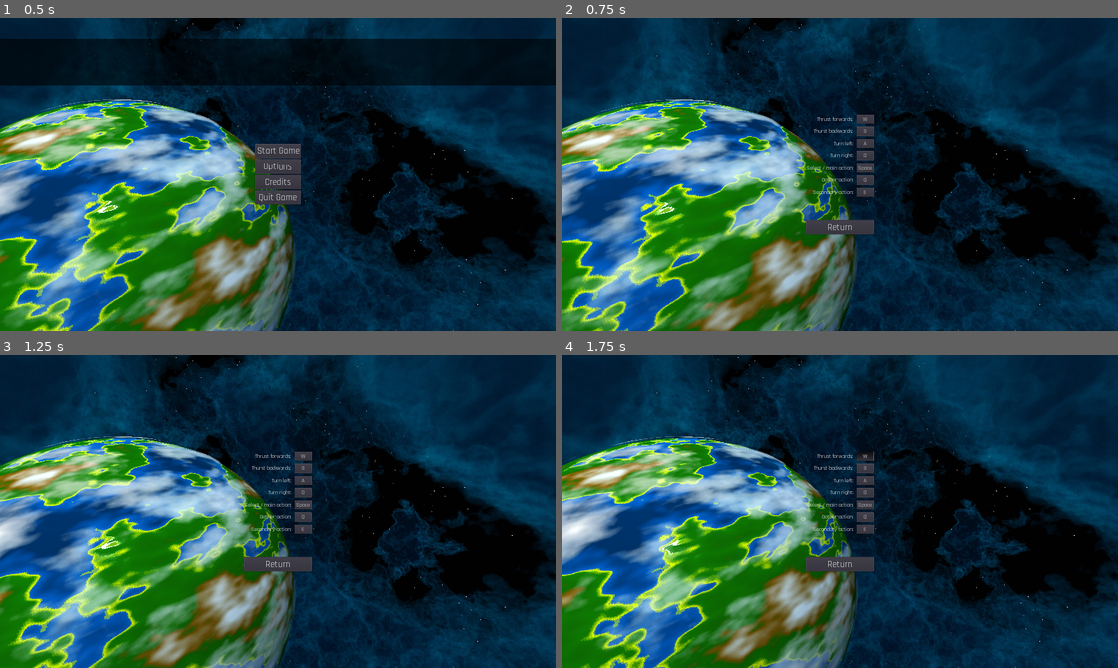
Above: before the commit, frames 1-4 (two rows, left to right).
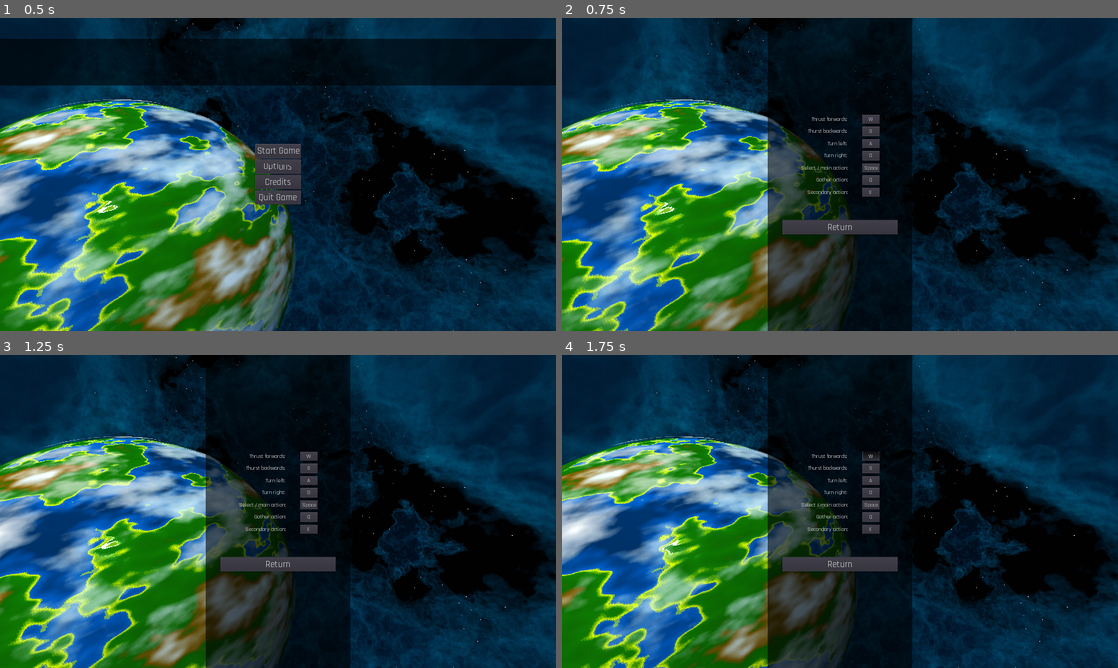
Above: after the commit, the same moments.

Repository: JestemStefan/GodotWildJam34-Towtreck
Game: Godot game, scene res://Menu/MainMenu.tscn
Two runs of this game, one before a commit and one after it. Both use one fixed random seed, a clock stepped at 60 frames per second and the inputs below. Sound files missing from this copy of the repository are replaced by a short silence.
Inputs:
- Up to frame 1 (0.5 s): no input
- Up to frame 2 (0.75 s): click "Options" at 0.5 s
- Up to frame 3 (1.25 s): no input
- Up to frame 4 (1.75 s): click "W" at 1.25 s

Frame 1 is identical in both runs. In frame 2, 20% of the frame differs, in the area x 37-63%, y 0-100%; in frame 3, 20%; in frame 4, 20%.

Commit message:
General fixes

Diff:
--- a/Menu/Credits/Credits.tscn
+++ b/Menu/Credits/Credits.tscn
@@ -88,11 +88,20 @@
 "_edit_use_anchors_": false
 }
 
+[node name="ColorRect" type="ColorRect" parent="CenterContainer"]
+margin_left = 610.0
+margin_right = 1310.0
+margin_bottom = 1080.0
+grow_horizontal = 2
+grow_vertical = 2
+rect_min_size = Vector2( 700, 1080 )
+color = Color( 0, 0, 0, 0.584314 )
+
 [node name="VBoxContainer" type="VBoxContainer" parent="CenterContainer"]
 margin_left = 642.0
-margin_top = 224.0
+margin_top = 118.0
 margin_right = 1277.0
-margin_bottom = 855.0
+margin_bottom = 961.0
 
 [node name="Label" type="Label" parent="CenterContainer/VBoxContainer"]
 margin_right = 635.0
@@ -127,44 +136,69 @@
 text = "JestemStefan"
 align = 1
 
+[node name="HSeparator7" type="HSeparator" parent="CenterContainer/VBoxContainer"]
+margin_top = 257.0
+margin_right = 635.0
+margin_bottom = 261.0
+
+[node name="Label10" type="Label" parent="CenterContainer/VBoxContainer"]
+margin_top = 265.0
+margin_right = 635.0
+margin_bottom = 307.0
+custom_fonts/font = ExtResource( 4 )
+text = "GAME DESIGN:"
+align = 1
+
+[node name="Label11" type="Label" parent="CenterContainer/VBoxContainer"]
+margin_top = 311.0
+margin_right = 635.0
+margin_bottom = 366.0
+custom_fonts/font = ExtResource( 3 )
+text = "JestemStefan
+Grzegorz Pulawski"
+align = 1
+__meta__ = {
+"_edit_use_anchors_": false
+}
+
 [node name="HSeparator2" type="HSeparator" parent="CenterContainer/VBoxContainer"]
-margin_top = 257.0
-margin_right = 635.0
-margin_bottom = 261.0
+margin_top = 370.0
+margin_right = 635.0
+margin_bottom = 374.0
 
 [node name="Label3" type="Label" parent="CenterContainer/VBoxContainer"]
-margin_top = 265.0
-margin_right = 635.0
-margin_bottom = 307.0
+margin_top = 378.0
+margin_right = 635.0
+margin_bottom = 420.0
 custom_fonts/font = ExtResource( 4 )
 text = "MUSIC AND SFX:"
 align = 1
 
 [node name="Label6" type="Label" parent="CenterContainer/VBoxContainer"]
-margin_top = 311.0
-margin_right = 635.0
-margin_bottom = 337.0
+margin_top = 424.0
+margin_right = 635.0
+margin_bottom = 450.0
 custom_fonts/font = ExtResource( 3 )
 text = "Craig Alan Carroll"
 align = 1
 
 [node name="HSeparator3" type="HSeparator" parent="CenterContainer/VBoxContainer"]
-margin_top = 341.0
-margin_right = 635.0
-margin_bottom = 345.0
+margin_top = 454.0
+margin_right = 635.0
+margin_bottom = 458.0
 
 [node name="Label4" type="Label" parent="CenterContainer/VBoxContainer"]
-margin_top = 349.0
-margin_right = 635.0
-margin_bottom = 391.0
+margin_top = 462.0
+margin_right = 635.0
+margin_bottom = 504.0
 custom_fonts/font = ExtResource( 4 )
 text = "PROGRAMMING:"
 align = 1
 
 [node name="Label7" type="Label" parent="CenterContainer/VBoxContainer"]
-margin_top = 395.0
-margin_right = 635.0
-margin_bottom = 450.0
+margin_top = 508.0
+margin_right = 635.0
+margin_bottom = 563.0
 custom_fonts/font = ExtResource( 3 )
 text = "Grzegorz Pulawski
 JestemStefan"
@@ -174,22 +208,22 @@
 }
 
 [node name="HSeparator6" type="HSeparator" parent="CenterContainer/VBoxContainer"]
-margin_top = 454.0
-margin_right = 635.0
-margin_bottom = 458.0
+margin_top = 567.0
+margin_right = 635.0
+margin_bottom = 571.0
 
 [node name="Label8" type="Label" parent="CenterContainer/VBoxContainer"]
-margin_top = 462.0
-margin_right = 635.0
-margin_bottom = 504.0
+margin_top = 575.0
+margin_right = 635.0
+margin_bottom = 617.0
 custom_fonts/font = ExtResource( 4 )
 text = "FONTS:"
 align = 1
 
 [node name="Label9" type="Label" parent="CenterContainer/VBoxContainer"]
-margin_top = 508.0
-margin_right = 635.0
-margin_bottom = 563.0
+margin_top = 621.0
+margin_right = 635.0
+margin_bottom = 676.0
 custom_fonts/font = ExtResource( 3 )
 text = "Rajdhani by Indian Type Foundry
 Disco Duck by Iconian Fonts"
@@ -198,24 +232,38 @@
 "_edit_use_anchors_": false
 }
 
+[node name="HSeparator8" type="HSeparator" parent="CenterContainer/VBoxContainer"]
+margin_top = 680.0
+margin_right = 635.0
+margin_bottom = 684.0
+
+[node name="Label12" type="Label" parent="CenterContainer/VBoxContainer"]
+margin_top = 688.0
+margin_right = 635.0
+margin_bottom = 775.0
+custom_fonts/font = ExtResource( 4 )
+text = "MADE IN GODOT
+FOR THE GODOT WILD JAM #34"
+align = 1
+
 [node name="HSeparator5" type="HSeparator" parent="CenterContainer/VBoxContainer"]
-margin_top = 567.0
-margin_right = 635.0
-margin_bottom = 571.0
+margin_top = 779.0
+margin_right = 635.0
+margin_bottom = 783.0
 __meta__ = {
 "_edit_use_anchors_": false
 }
 
 [node name="HSeparator4" type="HSeparator" parent="CenterContainer/VBoxContainer"]
 modulate = Color( 1, 1, 1, 0 )
-margin_top = 575.0
-margin_right = 635.0
-margin_bottom = 579.0
+margin_top = 787.0
+margin_right = 635.0
+margin_bottom = 791.0
 
 [node name="ReturnButton" type="Button" parent="CenterContainer/VBoxContainer"]
-margin_top = 583.0
-margin_right = 635.0
-margin_bottom = 631.0
+margin_top = 795.0
+margin_right = 635.0
+margin_bottom = 843.0
 custom_fonts/font = ExtResource( 4 )
 text = "Return"
 
--- a/Menu/Options/Options.tscn
+++ b/Menu/Options/Options.tscn
@@ -76,11 +76,21 @@
 "_edit_use_anchors_": false
 }
 
+[node name="ColorRect" type="ColorRect" parent="."]
+margin_left = 710.0
+margin_right = 1210.0
+margin_bottom = 1080.0
+grow_horizontal = 2
+grow_vertical = 2
+rect_min_size = Vector2( 500, 1080 )
+color = Color( 0, 0, 0, 0.588235 )
+
 [node name="HotkeysContainer" type="VBoxContainer" parent="."]
-margin_left = 842.0
+margin_left = 760.0
 margin_top = 334.0
-margin_right = 1078.0
+margin_right = 1160.0
 margin_bottom = 746.0
+rect_min_size = Vector2( 400, 0 )
 custom_constants/separation = 80
 
 [node name="VolumeContainer" type="VBoxContainer" parent="HotkeysContainer"]
@@ -105,17 +115,22 @@
 
 [node name="AudioStreamPlayer" type="AudioStreamPlayer" parent="HotkeysContainer/VolumeContainer/VolumeSlider"]
 
-[node name="GridContainer" type="GridContainer" parent="HotkeysContainer"]
-margin_right = 236.0
+[node name="CenterContainer" type="CenterContainer" parent="HotkeysContainer"]
+margin_right = 400.0
+margin_bottom = 284.0
+
+[node name="GridContainer" type="GridContainer" parent="HotkeysContainer/CenterContainer"]
+margin_left = 62.0
+margin_right = 338.0
 margin_bottom = 284.0
 custom_constants/vseparation = 10
-custom_constants/hseparation = 10
+custom_constants/hseparation = 50
 columns = 2
 __meta__ = {
 "_edit_use_anchors_": false
 }
 
-[node name="Label" type="Label" parent="HotkeysContainer/GridContainer"]
+[node name="Label" type="Label" parent="HotkeysContainer/CenterContainer/GridContainer"]
 margin_top = 3.0
 margin_right = 165.0
 margin_bottom = 29.0
@@ -123,16 +138,16 @@
 text = "Thrust forwards:"
 align = 2
 
-[node name="RebindableAction" parent="HotkeysContainer/GridContainer" instance=ExtResource( 2 )]
-margin_left = 175.0
-margin_right = 236.0
+[node name="RebindableAction" parent="HotkeysContainer/CenterContainer/GridContainer" instance=ExtResource( 2 )]
+margin_left = 215.0
+margin_right = 276.0
 margin_bottom = 32.0
 custom_fonts/font = ExtResource( 4 )
 keep_pressed_outside = true
 text = "W"
 action = "thrust_forwards"
 
-[node name="Label2" type="Label" parent="HotkeysContainer/GridContainer"]
+[node name="Label2" type="Label" parent="HotkeysContainer/CenterContainer/GridContainer"]
 margin_top = 45.0
 margin_right = 165.0
 margin_bottom = 71.0
@@ -140,16 +155,16 @@
 text = "Thurst backwards:"
 align = 2
 
-[node name="RebindableAction2" parent="HotkeysContainer/GridContainer" instance=ExtResource( 2 )]
-margin_left = 175.0
+[node name="RebindableAction2" parent="HotkeysContainer/CenterContainer/GridContainer" instance=ExtResource( 2 )]
+margin_left = 215.0
 margin_top = 42.0
-margin_right = 236.0
+margin_right = 276.0
 margin_bottom = 74.0
 custom_fonts/font = ExtResource( 4 )
 text = "S"
 action = "thrust_backwards"
 
-[node name="Label3" type="Label" parent="HotkeysContainer/GridContainer"]
+[node name="Label3" type="Label" parent="HotkeysContainer/CenterContainer/GridContainer"]
 margin_top = 87.0
 margin_right = 165.0
 margin_bottom = 113.0
@@ -157,16 +172,16 @@
 text = "Turn left:"
 align = 2
 
-[node name="RebindableAction3" parent="HotkeysContainer/GridContainer" instance=ExtResource( 2 )]
-margin_left = 175.0
+[node name="RebindableAction3" parent="HotkeysContainer/CenterContainer/GridContainer" instance=ExtResource( 2 )]
+margin_left = 215.0
 margin_top = 84.0
-margin_right = 236.0
+margin_right = 276.0
 margin_bottom = 116.0
 custom_fonts/font = ExtResource( 4 )
 text = "A"
 action = "turn_left"
 
-[node name="Label4" type="Label" parent="HotkeysContainer/GridContainer"]
+[node name="Label4" type="Label" parent="HotkeysContainer/CenterContainer/GridContainer"]
 margin_top = 129.0
 margin_right = 165.0
 margin_bottom = 155.0
@@ -174,16 +189,16 @@
 text = "Turn right:"
 align = 2
 
-[node name="RebindableAction4" parent="HotkeysContainer/GridContainer" instance=ExtResource( 2 )]
-margin_left = 175.0
+[node name="RebindableAction4" parent="HotkeysContainer/CenterContainer/GridContainer" instance=ExtResource( 2 )]
+margin_left = 215.0
 margin_top = 126.0
-margin_right = 236.0
+margin_right = 276.0
 margin_bottom = 158.0
 custom_fonts/font = ExtResource( 4 )
 text = "D"
 action = "turn_right"
 
-[node name="Label5" type="Label" parent="HotkeysContainer/GridContainer"]
+[node name="Label5" type="Label" parent="HotkeysContainer/CenterContainer/GridContainer"]
 margin_top = 171.0
 margin_right = 165.0
 margin_bottom = 197.0
@@ -191,15 +206,15 @@
 text = "Select / main action:"
 align = 2
 
-[node name="RebindableAction5" parent="HotkeysContainer/GridContainer" instance=ExtResource( 2 )]
-margin_left = 175.0
+[node name="RebindableAction5" parent="HotkeysContainer/CenterContainer/GridContainer" instance=ExtResource( 2 )]
+margin_left = 215.0
 margin_top = 168.0
-margin_right = 236.0
+margin_right = 276.0
 margin_bottom = 200.0
 custom_fonts/font = ExtResource( 4 )
 action = "select"
 
-[node name="Label6" type="Label" parent="HotkeysContainer/GridContainer"]
+[node name="Label6" type="Label" parent="HotkeysContainer/CenterContainer/GridContainer"]
 margin_top = 213.0
 margin_right = 165.0
 margin_bottom = 239.0
@@ -207,16 +222,16 @@
 text = "Gather action:"
 align = 2
 
-[node name="RebindableAction6" parent="HotkeysContainer/GridContainer" instance=ExtResource( 2 )]
-margin_left = 175.0
+[node name="RebindableAction6" parent="HotkeysContainer/CenterContainer/GridContainer" instance=ExtResource( 2 )]
+margin_left = 215.0
 margin_top = 210.0
-margin_right = 236.0
+margin_right = 276.0
 margin_bottom = 242.0
 custom_fonts/font = ExtResource( 4 )
 text = "Ctrl"
 action = "succ"
 
-[node name="Label7" type="Label" parent="HotkeysContainer/GridContainer"]
+[node name="Label7" type="Label" parent="HotkeysContainer/CenterContainer/GridContainer"]
 margin_top = 255.0
 margin_right = 165.0
 margin_bottom = 281.0
@@ -224,10 +239,10 @@
 text = "Secondary action:"
 align = 2
 
-[node name="RebindableAction7" parent="HotkeysContainer/GridContainer" instance=ExtResource( 2 )]
-margin_left = 175.0
+[node name="RebindableAction7" parent="HotkeysContainer/CenterContainer/GridContainer" instance=ExtResource( 2 )]
+margin_left = 215.0
 margin_top = 252.0
-margin_right = 236.0
+margin_right = 276.0
 margin_bottom = 284.0
 custom_fonts/font = ExtResource( 4 )
 text = "Alt"
@@ -235,7 +250,7 @@
 
 [node name="ReturnButton" type="Button" parent="HotkeysContainer"]
 margin_top = 364.0
-margin_right = 236.0
+margin_right = 400.0
 margin_bottom = 412.0
 custom_fonts/font = ExtResource( 5 )
 text = "Return"
@@ -395,6 +410,6 @@
 
 [connection signal="pressed" from="HotkeysContainer/ReturnButton" to="HotkeysContainer/ReturnButton" method="_onPressed"]
 
-[editable path="HotkeysContainer/GridContainer/RebindableAction5"]
-[editable path="HotkeysContainer/GridContainer/RebindableAction6"]
-[editable path="HotkeysContainer/GridContainer/RebindableAction7"]
+[editable path="HotkeysContainer/CenterContainer/GridContainer/RebindableAction5"]
+[editable path="HotkeysContainer/CenterContainer/GridContainer/RebindableAction6"]
+[editable path="HotkeysContainer/CenterContainer/GridContainer/RebindableAction7"]
--- a/UI/Objectives.gd
+++ b/UI/Objectives.gd
@@ -8,6 +8,11 @@
 
 func _ready():
 	LevelManager.objectivesUI = self
+
+func _process(delta):
+	if Input.is_action_just_pressed("ui_home"):
+		for obj in objectives.values():
+			obj.isDone = true
 
 func AddObjective(name: String, label: String):
 	var newObj = objectivePart.instance()
--- a/src/CelestialBodies/Planet.gd
+++ b/src/CelestialBodies/Planet.gd
@@ -58,7 +58,7 @@
 		3:
 			iceWeight += 1
 
-	print(materialWeight, " ", hydrogenWeight, " ", rocksWeight, " ", iceWeight)
+#	print(materialWeight, " ", hydrogenWeight, " ", rocksWeight, " ", iceWeight)
 
 
 func shrink_planet(resourceCloud: GameResource):
@@ -80,7 +80,7 @@
 	planet_weight -= 0.5 + (planet_weight * 0.01)
 	update_size()
 
-	print(materialWeight, " ", hydrogenWeight, " ", rocksWeight, " ", iceWeight)
+#	print(materialWeight, " ", hydrogenWeight, " ", rocksWeight, " ", iceWeight)
 
 
 func update_size():
--- a/src/Globals/LevelManager.gd
+++ b/src/Globals/LevelManager.gd
@@ -122,7 +122,7 @@
 
 		# if distance too other orbit is too small then orbit is occupied
 		if abs(orbit_r - requested_orbit_r) < orbit_spacing:
-			print("This orbit is occupied. Move planet somehwere else")
+#			print("This orbit is occupied. Move planet somehwere else")
 			return null
 
 	# if not then it's free.
@@ -159,8 +159,8 @@
 	# delete orbit from the list so it will became available
 	var orbit_r: float = round(current_sun.global_transform.origin.distance_to(orbital_spot.global_transform.origin))
 
-	print_debug("orbit to release: " + str(orbit_r))
-	print_debug(occupied_orbits.values())
+#	print_debug("orbit to release: " + str(orbit_r))
+#	print_debug(occupied_orbits.values())
 	for key in occupied_orbits:
 		if occupied_orbits[key] == orbit_r:
 			occupied_orbits.erase(key)
--- a/src/HubWorld/Warpgate.gd
+++ b/src/HubWorld/Warpgate.gd
@@ -147,7 +147,7 @@
 			}
 			var planet3 = {
 				orbit = 200,
-				rockPercent = 25,
+				rocksPercent = 25,
 				hydrogenPercent = 25,
 				icePercent = 50
 			}
Not shown: 16 places in Menu/MainMenu.tscn that only renumber resources
